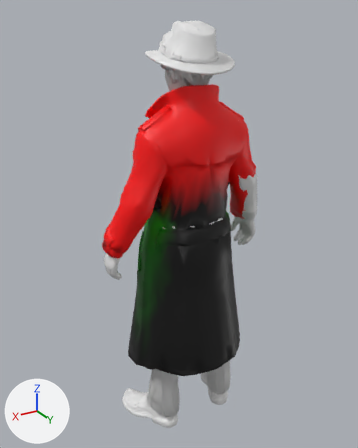
One commit to the glTF model ASSETS/MODELS/official/AGENT_FEMALE.glb: the scene before it, then after it.
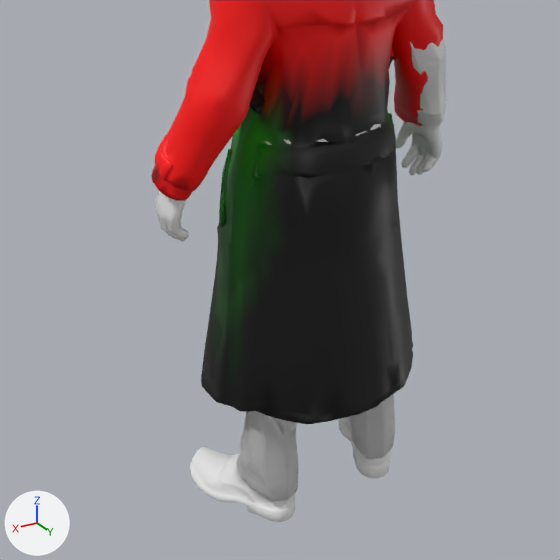
Old and new are each drawn whole from a 50 mm lens placed at (0.575, 0.937, 1.005), pointed at (0.01, -0.005, 0.534) and again close up on the part from 6% to 89% of the width and 34% to 100% of the height. Every picture has the same lights, and +X, +Y and +Z are marked at lower left. The older version's two pictures come first. Vertices at exactly the same position are counted once.

Names of what the first close-up shows: 'Body_Hands', 'Outfit_Coat', 'Outfit_Shirt', 'Outfit_Shoes', 'Outfit_Trousers', 'Outfit_Trousers_Coated' and 1 more.
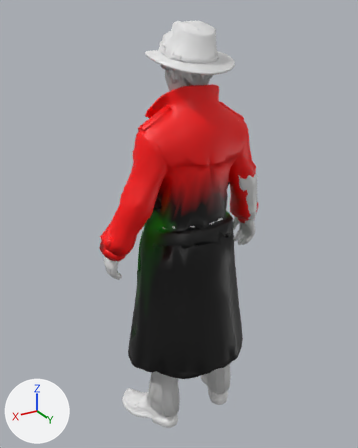
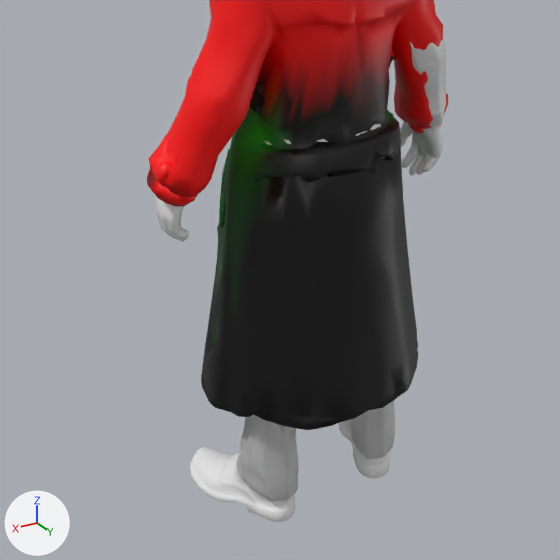
The change, as a diff of the scene's bpy script:
```diff
--- a/ASSETS/MODELS/official/AGENT_FEMALE.glb.py
+++ b/ASSETS/MODELS/official/AGENT_FEMALE.glb.py
@@ me_outfit_coat_001 @@
 # used by ob_outfit_coat; location = (0.0, 0.0, 0.0)
-me_outfit_coat_001.from_pydata(...)  # 2794 vertices, 5288 faces; spans x -0.213..0.216, y -0.114..0.146, z 0.167..0.868
+me_outfit_coat_001.from_pydata(...)  # 2794 vertices, 5288 faces; spans x -0.217..0.222, y -0.114..0.152, z 0.167..0.868
+# me_outfit_coat_001 part 1: 652 of 2794 vertices moved; they spanned x -0.211..0.216, y 0.0..0.146, z 0.191..0.557 and now span x -0.217..0.222, y -0.004..0.152, z 0.185..0.562; mean shift (0.0, 0.001, -0.001); largest move (-0.179, 0.01, 0.507) -> (-0.179, 0.009, 0.5)
+# me_outfit_coat_001 part 2: 72 faces centred in x -0.148..0.146, y -0.037..0.088, z 0.189..0.556 are repainted in the vertex colours; the middle colour goes from black #000000 to black #000b00
+# me_outfit_coat_001 part 3: 66 faces centred in x -0.129..0.133, y -0.021..0.079, z 0.297..0.559 are repainted in the vertex colours; the middle colour goes from dark green #005300 to black #001400
 me_outfit_coat_001.materials.append(mat_defaultmaterial)
```

Boxes (x1, y1, x2, y2) around the edits, measured in the close-ups (560 x 560 px; the box of a moved part takes in the faces that stretch with it):
'Outfit_Coat', reshaped: before (151, 0, 443, 424); after (147, 0, 448, 430)
part 1 of me_outfit_coat_001, moved or reshaped: before (151, 86, 424, 424); after (147, 86, 448, 430)
part 2 of me_outfit_coat_001, recoloured: before (216, 125, 402, 362); after (213, 123, 407, 402)
part 3 of me_outfit_coat_001, recoloured: before (217, 120, 396, 342); after (215, 120, 403, 343)
